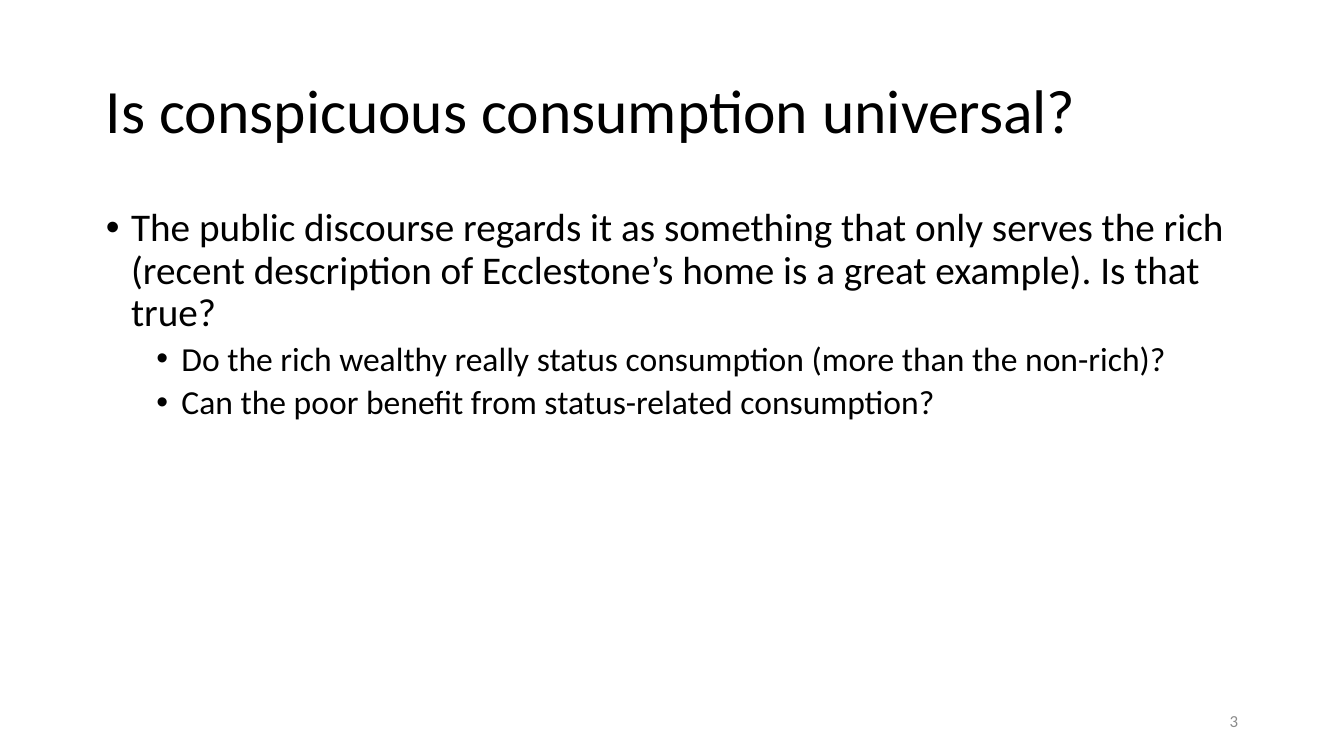
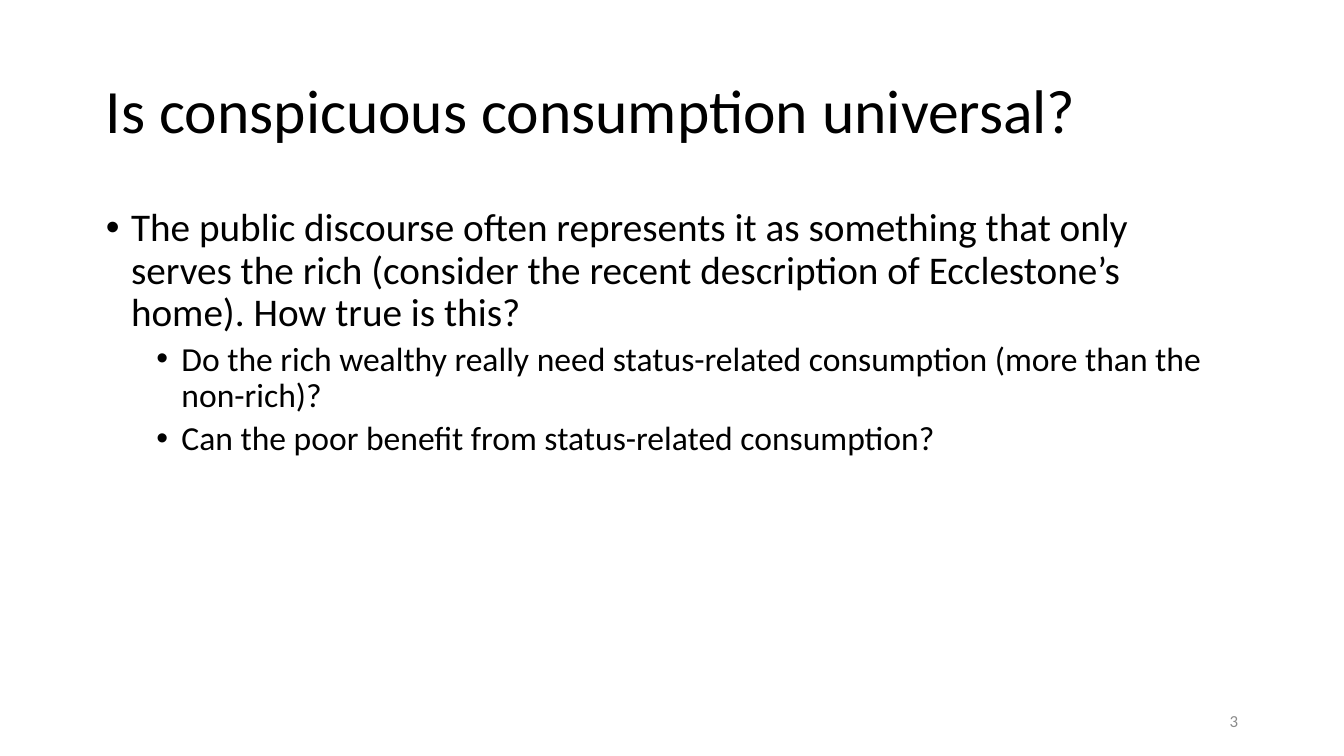
Before and after one commit to anuragr81/research, a slide deck: slide 3 of consumption/presentationFeb2020.pptx. Drawn at 1344x756 pixels with LibreOffice and Linux fonts; fonts in the diff are those of the drawing; background and template pictures are left out. Boxes give left, top, right and bottom in pixels: in the first picture for what was removed or moved away, otherwise in the second. Text is boxed around its words. In the diff, an @@ line names an element or a change of style, - is before the commit and + after.

```diff
--- a/consumption/presentationFeb2020.pptx
+++ b/consumption/presentationFeb2020.pptx
@@ text at <box>131,213,1201,412</box>: text changed @@
-• The public discourse regards it as something that only serves the rich (recent description of Ecclestone’s home is a great example). Is that true?
-  • Do the rich wealthy really status consumption (more than the non-rich)?
+• The public discourse often represents it as something that only serves the rich (consider the recent description of Ecclestone’s home). How true is this?
+  • Do the rich wealthy really need status-related consumption (more than the non-rich)?
```
Also in this commit, not shown: 9 other slides changed, 2 slides added, 1 other file.
